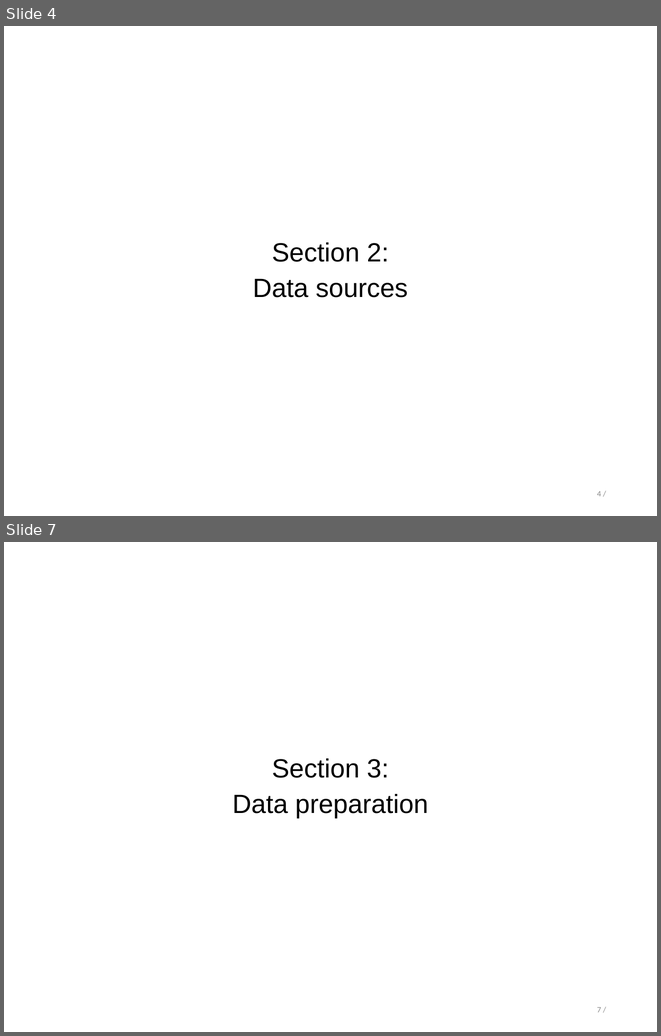
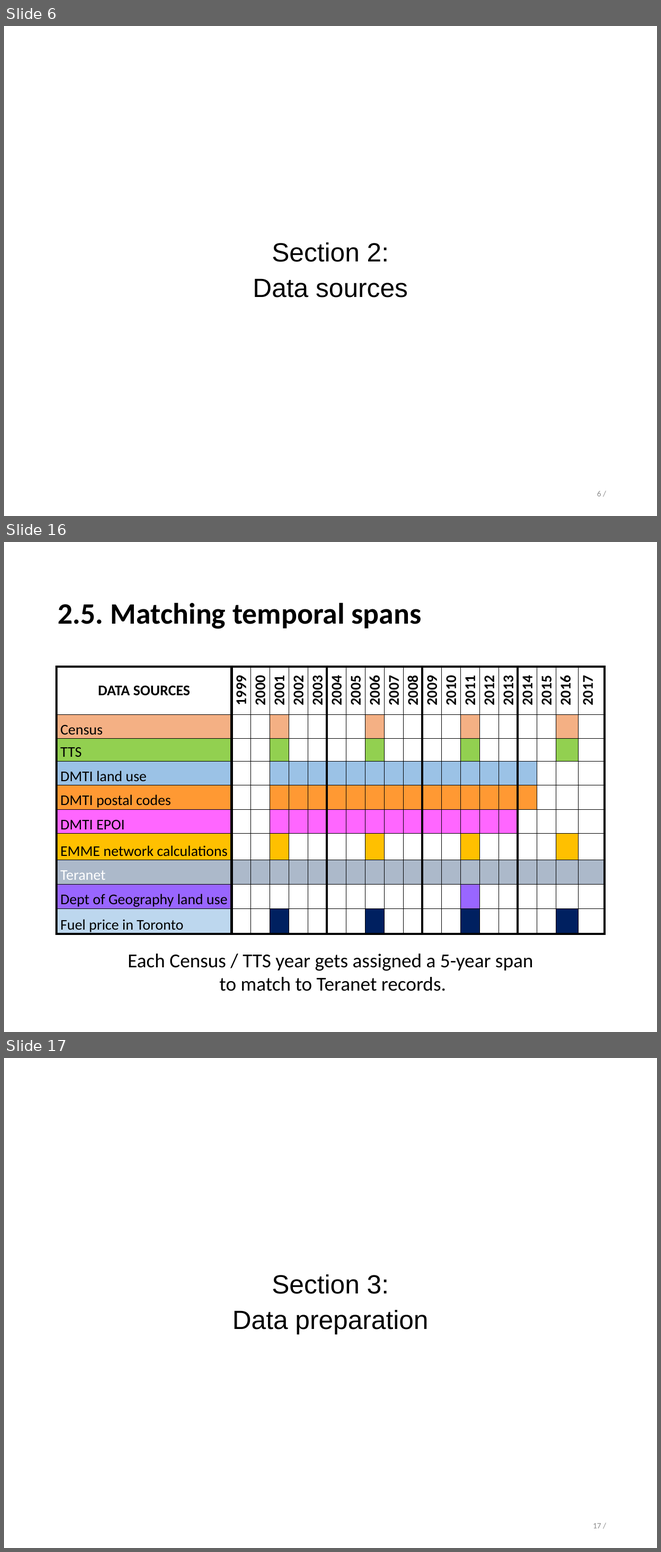
Before and after one commit to stepan-o/thesis, a slide deck: presentations/final_presentation.pptx. Shown one above the other, each under a label of ours: slides 4 and 7 before the commit, slides 6, 16 and 17 after it; the slides between them are not shown. The pictures are 661x1036 and 661x1552 pixels, drawn with LibreOffice and Linux fonts; fonts in the diff are those of the drawing. Boxes give left, top, right and bottom in pixels: in the first picture for what was removed or moved away, otherwise in the second. Text is boxed around its words. In the diff, an @@ line names an element or a change of style, - is before the commit and + after.

```diff
--- a/presentations/final_presentation.pptx
+++ b/presentations/final_presentation.pptx
@@ slide 16 added at box(4, 542, 657, 1032), background #FFFFFF @@
@@ text added at box(58, 602, 422, 629), 36 pt, text #000000, bold @@
+2.5. Matching temporal spans
@@ table added at box(56, 667, 603, 935), 10 rows, 20 columns @@
+DATA SOURCES | 1999 | 2000 | 2001 | 2002 | 2003 | 2004 | 2005 | 2006 | 2007 | 2008 | 2009 | 2010 | 2011 | 2012 | 2013 | 2014 | 2015 | 2016 | 2017
+Census |  |  |  |  |  |  |  |  |  |  |  |  |  |  |  |  |  |  | 
+TTS |  |  |  |  |  |  |  |  |  |  |  |  |  |  |  |  |  |  | 
+DMTI land use |  |  |  |  |  |  |  |  |  |  |  |  |  |  |  |  |  |  | 
+DMTI postal codes |  |  |  |  |  |  |  |  |  |  |  |  |  |  |  |  |  |  | 
+DMTI EPOI |  |  |  |  |  |  |  |  |  |  |  |  |  |  |  |  |  |  | 
+EMME network calculations |  |  |  |  |  |  |  |  |  |  |  |  |  |  |  |  |  |  | 
+Teranet |  |  |  |  |  |  |  |  |  |  |  |  |  |  |  |  |  |  | 
+Dept of Geography land use |  |  |  |  |  |  |  |  |  |  |  |  |  |  |  |  |  |  | 
+Fuel price in Toronto |  |  |  |  |  |  |  |  |  |  |  |  |  |  |  |  |  |  | 
@@ text added at box(127, 953, 533, 991), 24 pt, text #000000 @@
+Each Census / TTS year gets assigned a 5-year span
+to match to Teranet records.
@@ what was slide 4 is now slide 6 @@
@@ page number at box(597, 491, 601, 496): text changed @@
-4 /
+6 /
@@ what was slide 7 is now slide 17 @@
@@ page number at box(593, 1523, 601, 1528): text changed @@
-7 /
+17 /
```
Also in this commit, not shown: 12 slides changed, 16 other slides added, 4 slides removed.
